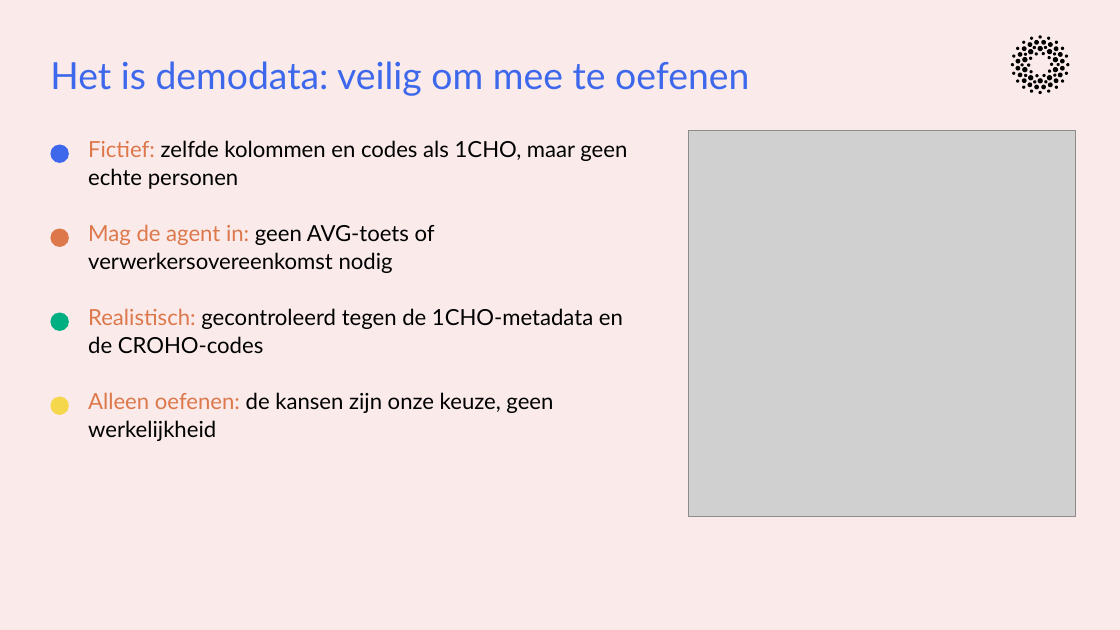
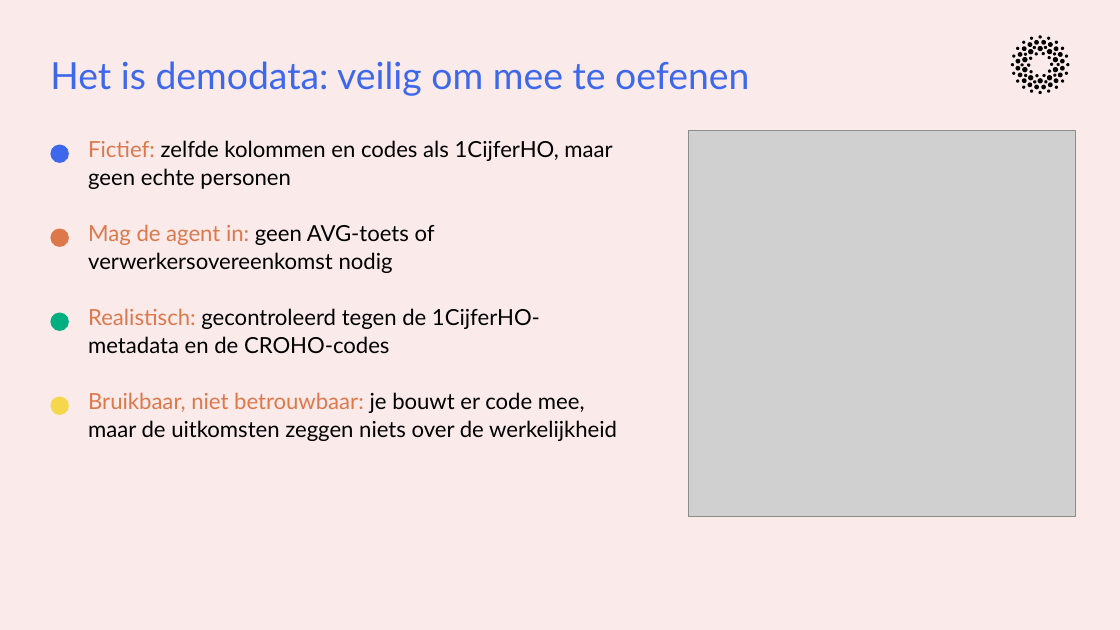
Before and after one commit to cedanl/clidev-presentaties, a slide deck: slide 10 of exports/261005_workshop_rad_uitvoering.pptx (slide 9 before the commit). Drawn at 1120x630 pixels with LibreOffice and Linux fonts; fonts in the diff are those of the drawing; grey boxes stand for pictures. Boxes give left, top, right and bottom in pixels: in the first picture for what was removed or moved away, otherwise in the second. Text is boxed around its words. In the diff, an @@ line names an element or a change of style, - is before the commit and + after.

```diff
--- a/exports/261005_workshop_rad_uitvoering.pptx
+++ b/exports/261005_workshop_rad_uitvoering.pptx
@@ text at box(88, 140, 612, 189): text changed @@
-Fictief: zelfde kolommen en codes als 1CHO, maar geen echte personen
+Fictief: zelfde kolommen en codes als 1CijferHO, maar geen echte personen
@@ text at box(88, 308, 540, 353): text changed @@
-Realistisch: gecontroleerd tegen de 1CHO-metadata en de CROHO-codes
+Realistisch: gecontroleerd tegen de 1CijferHO-metadata en de CROHO-codes
@@ text at box(88, 392, 617, 441): text changed @@
-Alleen oefenen: de kansen zijn onze keuze, geen werkelijkheid
+Bruikbaar, niet betrouwbaar: je bouwt er code mee, maar de uitkomsten zeggen niets over de werkelijkheid
```
Also in this commit, not shown: 12 other slides changed, 6 slides added, 8 slides removed, 1 other file.
